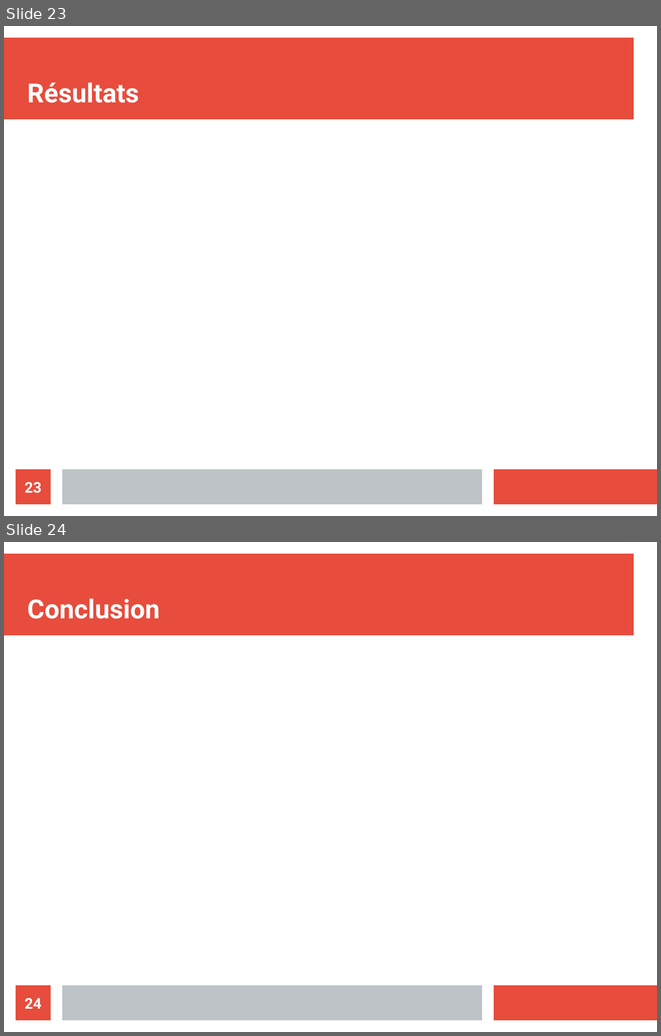
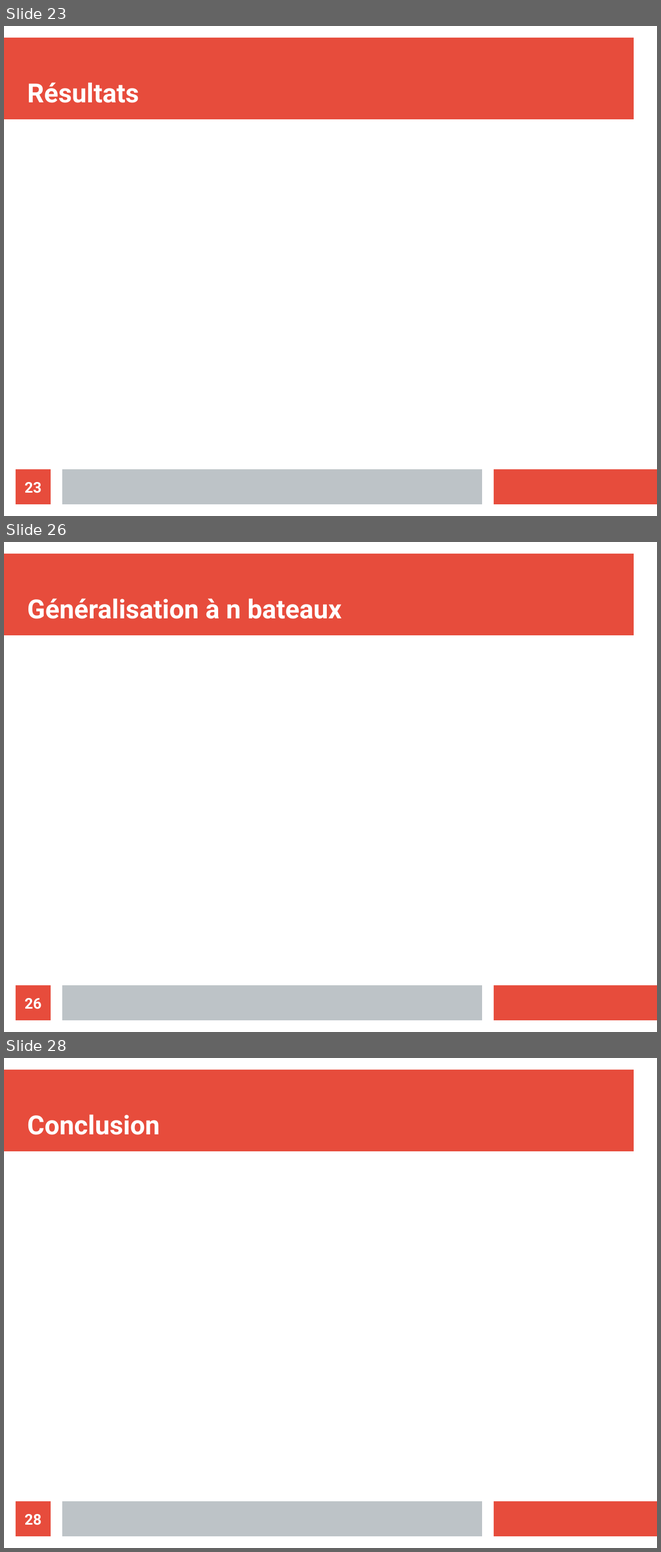
Before and after one commit to Thomick/Sea-Traffic-Sim, a slide deck: Pres TIPE.odp. Shown one above the other, each under a label of ours: slides 23 and 24 before the commit, slides 23, 26 and 28 after it; the slides between them are not shown. The pictures are 661x1036 and 661x1552 pixels, drawn with LibreOffice and Linux fonts; fonts in the diff are those of the drawing. Boxes give left, top, right and bottom in pixels: in the first picture for what was removed or moved away, otherwise in the second. Text is boxed around its words. In the diff, an @@ line names an element or a change of style, - is before the commit and + after.

```diff
--- a/Pres TIPE.odp
+++ b/Pres TIPE.odp
@@ slide 26 added at box(4, 542, 657, 1032), background #FFFFFF; not listed: 3 template elements that a slide beside it also shows @@
@@ title added at box(27, 598, 342, 619), 32 pt, text #FFFFFF, bold @@
+Généralisation à n bateaux
@@ page number added at box(16, 985, 51, 1020), fill #E74C3C, 18 pt, text #FFFFFF, bold @@
+26
@@ what was slide 24 is now slide 28 @@
@@ page number at box(25, 1514, 42, 1525): text changed @@
-24
+28
```
Also in this commit, not shown: 3 other slides added.
